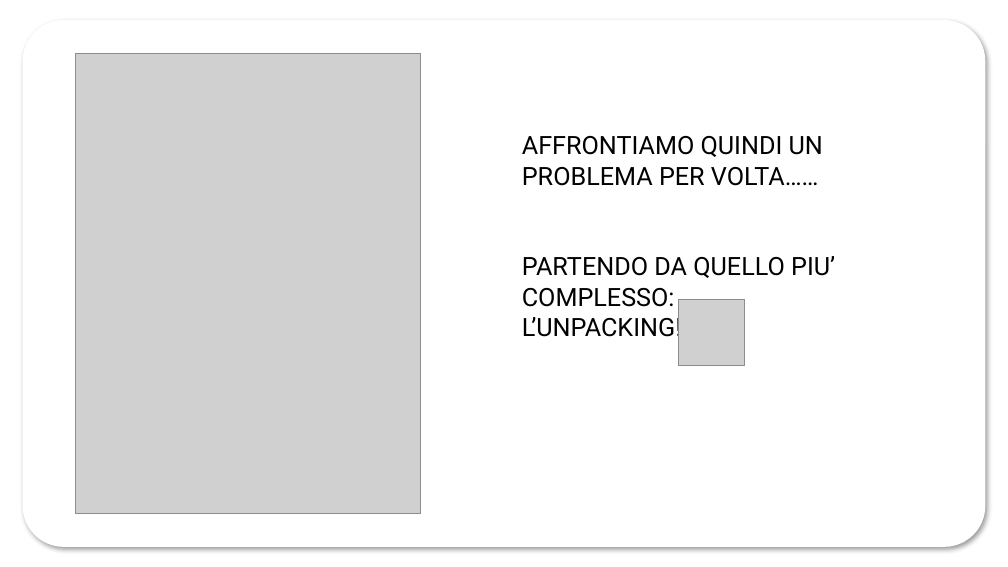
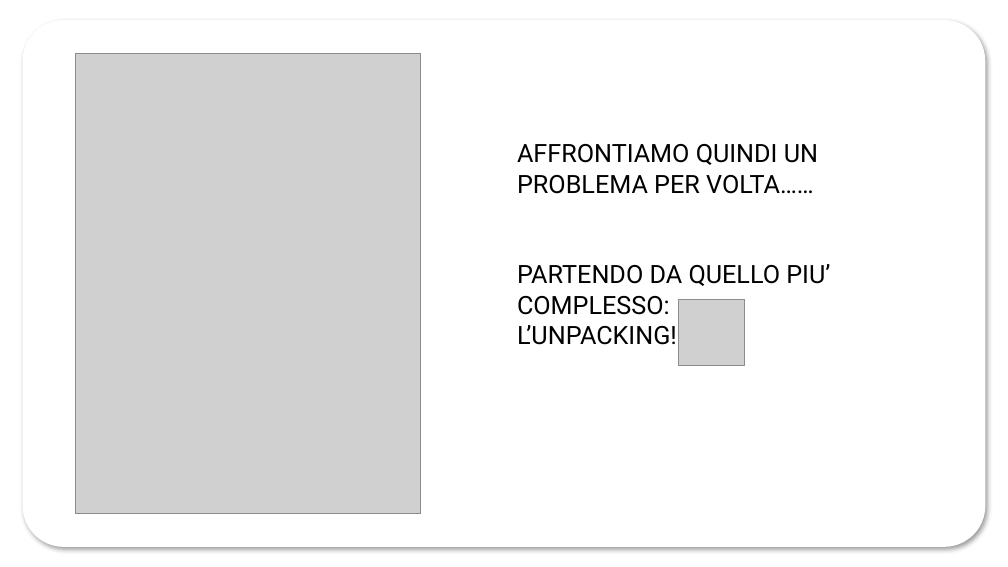
Before and after one commit to mpiffari/SourceCode_BachelorDegree, a slide deck: slide 8 of ABB_KMRosso.pptx. Drawn at 1008x567 pixels with LibreOffice and Linux fonts; fonts in the diff are those of the drawing; grey boxes stand for pictures; background and template pictures are left out. Boxes give left, top, right and bottom in pixels: in the first picture for what was removed or moved away, otherwise in the second. Text is boxed around its words. In the diff, an @@ line names an element or a change of style, - is before the commit and + after.

```diff
--- a/ABB_KMRosso.pptx
+++ b/ABB_KMRosso.pptx
@@ text "AFFRONTIAMO QUINDI UN PROBLEMA PER ..." rewrapped from bbox=[522, 136, 835, 342] to bbox=[517, 144, 830, 345] @@
```
Also in this commit, not shown: 2 other slides changed, 4 slides added, 4 slides removed.
